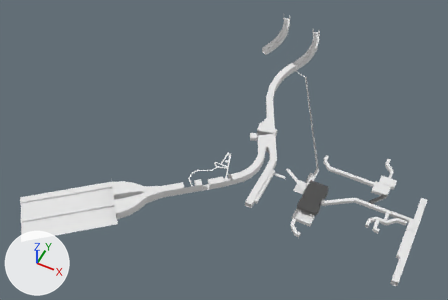
What one commit did to the Blender file Atmosphere Horror Game/Assets/Models/Blender Files/level.blend.
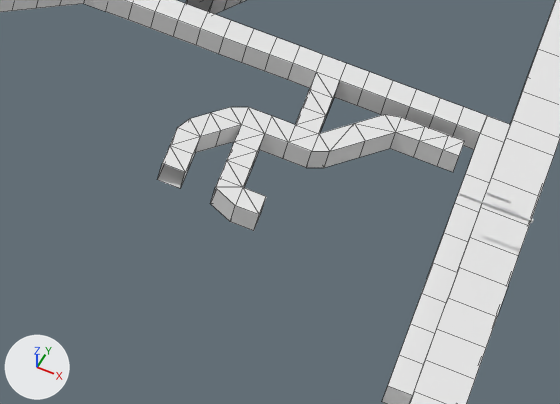
Each version appears first whole from a camera (50 mm lens) standing at (-10.0, -699.0, 926.0) and looking at (-383.0, 47.0, -6.0), and next in a close-up on the part from 77% to 94% of the width and 67% to 86% of the height. Arrows for +X, +Y and +Z are at lower left; the lights stay in place. The close-ups show mesh edges as thin lines.
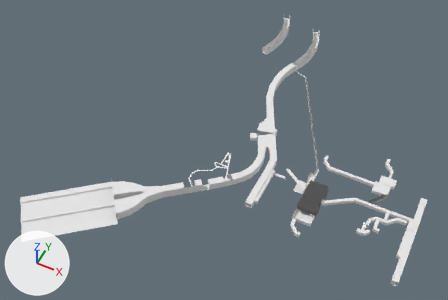
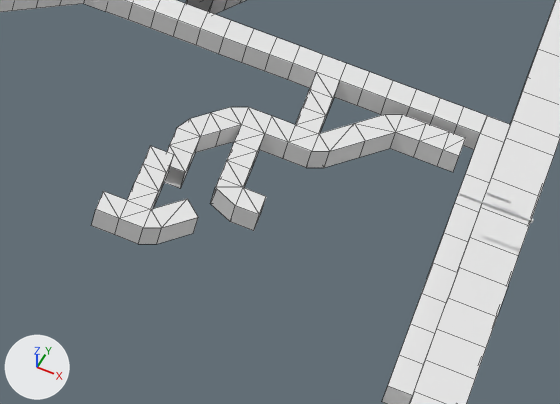
Commit message: Level stufF

What differs and where, as boxes [x1, y1, x2, y2] in the close-ups (560 x 404 px; the box of a moved part takes in the faces that stretch with it):
'Cube.004', reshaped: before [162, 72, 464, 214]; after [167, 72, 466, 214]
'Cube.034', added: after [96, 146, 198, 228]
'Cube.039', added: after [91, 155, 198, 244]
'Cube.032', reshaped: before [158, 164, 261, 227]; after [165, 167, 261, 227]
part 1 of me_cube_032, moved or reshaped: before [158, 164, 183, 188]; after [165, 167, 183, 188]
part 2 of me_cube_004, moved or reshaped: before [385, 115, 464, 156]; after [385, 114, 466, 156]

The change, as a diff of the scene's bpy script:
```diff
--- a/Atmosphere Horror Game/Assets/Models/Blender Files/level.blend.py
+++ b/Atmosphere Horror Game/Assets/Models/Blender Files/level.blend.py
@@ me_cube_032 @@
 me_cube_032.from_pydata(...)  # 46 vertices, 25 faces; spans x -70.8..-5.9, y -14.4..33.6, z 0.0
 # used by ob_cube_032; location = (0.0, 0.0, 0.0)
 # verts and faces of me_cube_032; kept vertices keep their numbers, new ones are numbered from 46
 # before: 19 (-70.8, 1.6, 0.0), 21 (-70.8, -4.4, 0.0), 23 (-70.8, -10.4, 0.0) at pixel (157, 179)
+# me_cube_032 part 1
+for i in [19, 21, 23]: verts[i] += (-0.1, 0.0, 0.0)
 me_cube_032.materials.append(mat_material)
@@ me_cube_004 @@
 me_cube_004.from_pydata(...)  # 46 vertices, 44 faces; spans x -70.8..-5.9, y -14.4..33.6, z 7.0
 # used by ob_cube_004; location = (0.0, 0.0, 0.0)
 # before: 39 (-21.9, 29.6, 7.0) at pixel (401, 117), 41 (-15.9, 29.6, 7.0) at pixel (425, 126), 43 (-9.9, 29.6, 7.0) at pixel (448, 135), 45 (-5.9, 29.6, 7.0) at pixel (464, 140)
+# me_cube_004 part 2
+for i in [39, 41, 43, 45]: me_cube_004.vertices[i].co += Vector((0.0, 1.0, 0.0))
 me_cube_004.materials.append(mat_material)
@@ me_cube_040 @@
+me_cube_040.from_pydata(...)  # 30 vertices, 12 faces; spans x -50.9..-27.9, y 9.6..33.6, z 0.0..7.0
+me_cube_040.materials.append(mat_material)  # its picture is missing
@@ me_cube_041 @@
+me_cube_041.from_pydata([(-38.9, 33.6, 7.0), (-44.9, 33.6, 7.0), (-44.9, 15.6, 7.0), (-38.9, 15.6, 7.0), (-38.9, 27.6, 7.0), (-44.9, 27.6, 7.0), (-38.9, 21.6, 7.0), (-44.9, 21.6, 7.0), (-38.9, 9.6, 7.0), (-44.9, 9.6, 7.0), (-50.9, 15.6, 7.0), (-50.9, 9.6, 7.0), (-34.9, 11.6, 7.0), (-31.9, 22.6, 7.0), (-27.9, 18.6, 7.0)], [], [(10, 2, 9), (9, 11, 10), (12, 8, 3), (12, 3, 13), (14, 12, 13), (3, 9, 2), (1, 0, 4), (6, 3, 2), (3, 8, 9), (1, 4, 5), (4, 6, 5), (2, 7, 6), (7, 5, 6)])
+me_cube_041.materials.append(mat_material)  # its picture is missing
@@ ob_cube_039 @@
+ob_cube_039 = bpy.data.objects.new('Cube.039', me_cube_040)
+ob_cube_039.location = (-29.7, -45.3, 6.8)
@@ ob_cube_034 @@
+ob_cube_034 = bpy.data.objects.new('Cube.034', me_cube_041)
+ob_cube_034.location = (-29.7, -45.3, 6.8)
```
